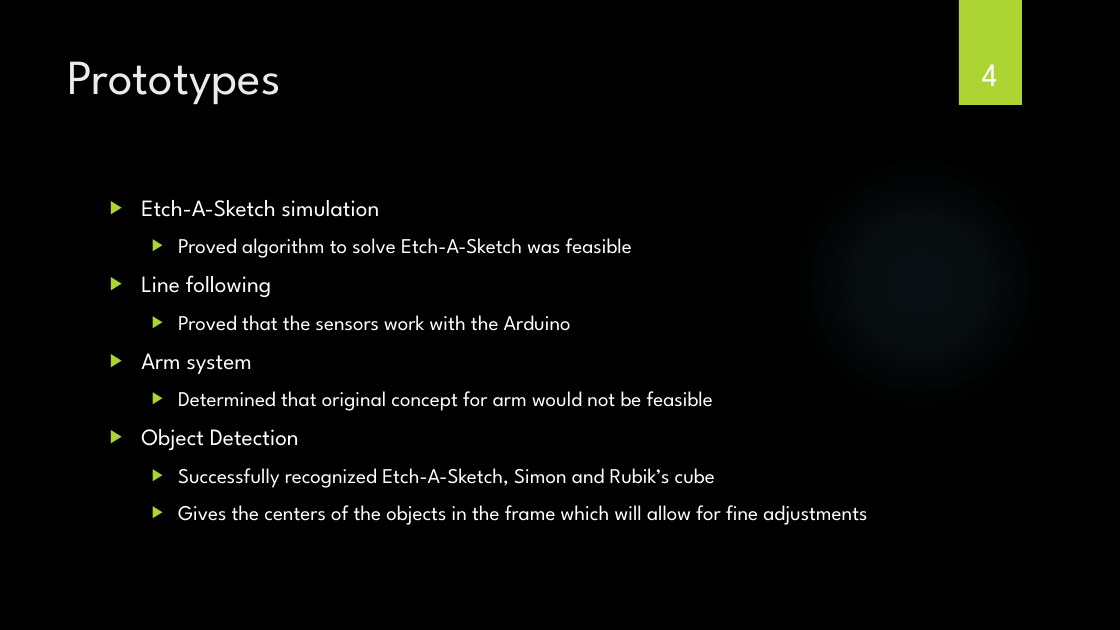
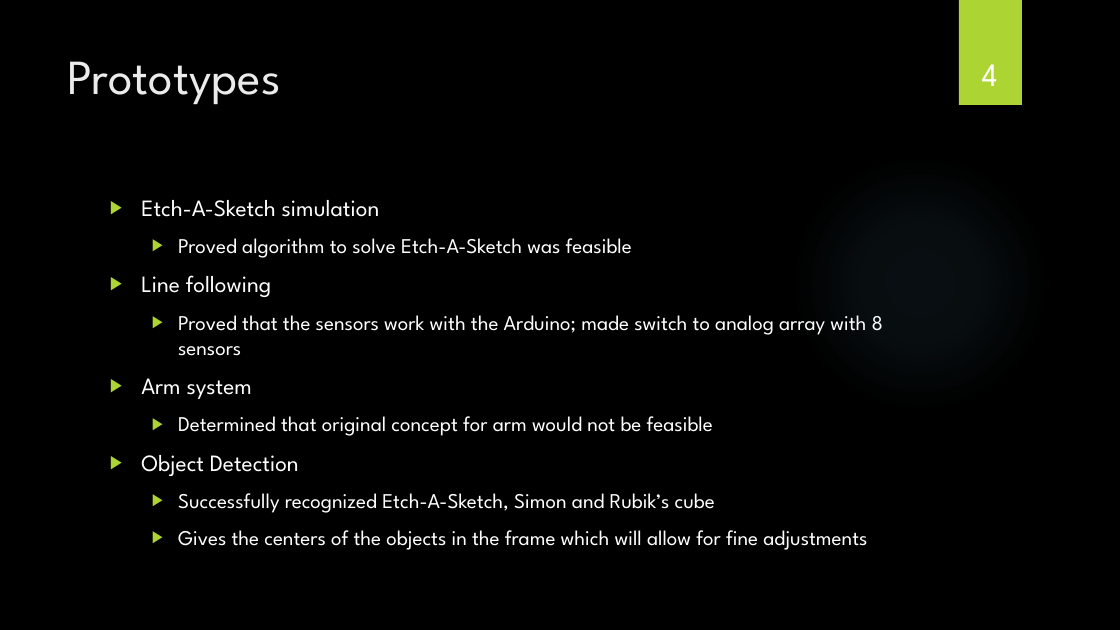
Before and after one commit to powellb1/CapStone, a slide deck: slide 4 of Documentation/Class Presentations/Are We There Yet Progress Report 6.pptx. Drawn at 1120x630 pixels with LibreOffice and Linux fonts; fonts in the diff are those of the drawing; background and template pictures are left out. Boxes give left, top, right and bottom in pixels: in the first picture for what was removed or moved away, otherwise in the second. Text is boxed around its words. In the diff, an @@ line names an element or a change of style, - is before the commit and + after.

```diff
--- a/Documentation/Class Presentations/Are We There Yet Progress Report 6.pptx
+++ b/Documentation/Class Presentations/Are We There Yet Progress Report 6.pptx
@@ text at bbox=[178, 315, 883, 356]: text changed @@
-  ▶ Proved that the sensors work with the Arduino
+  ▶ Proved that the sensors work with the Arduino; made switch to analog array with 8 sensors
```
Also in this commit, not shown: 1 other slide changed, 1 other file.
